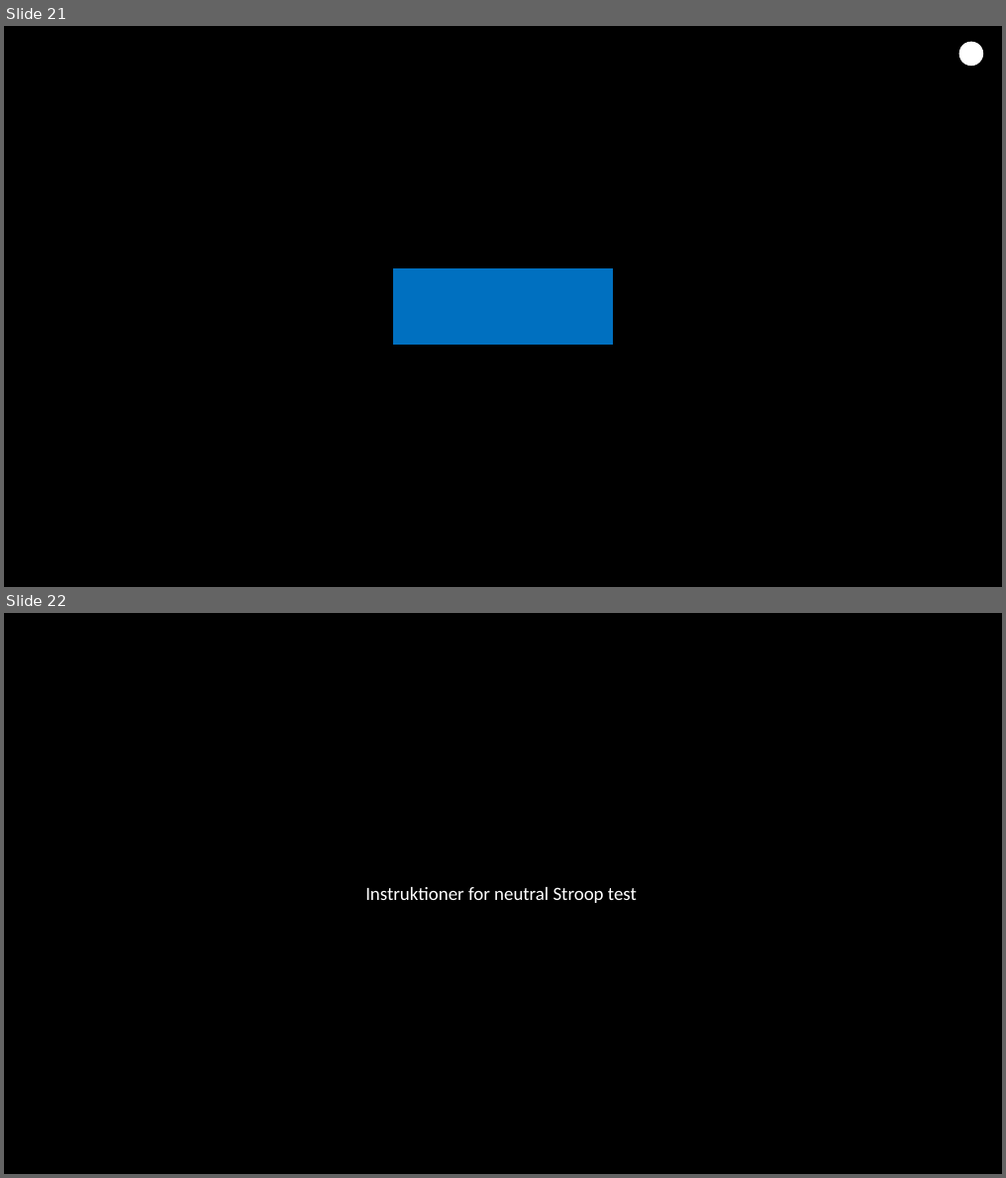
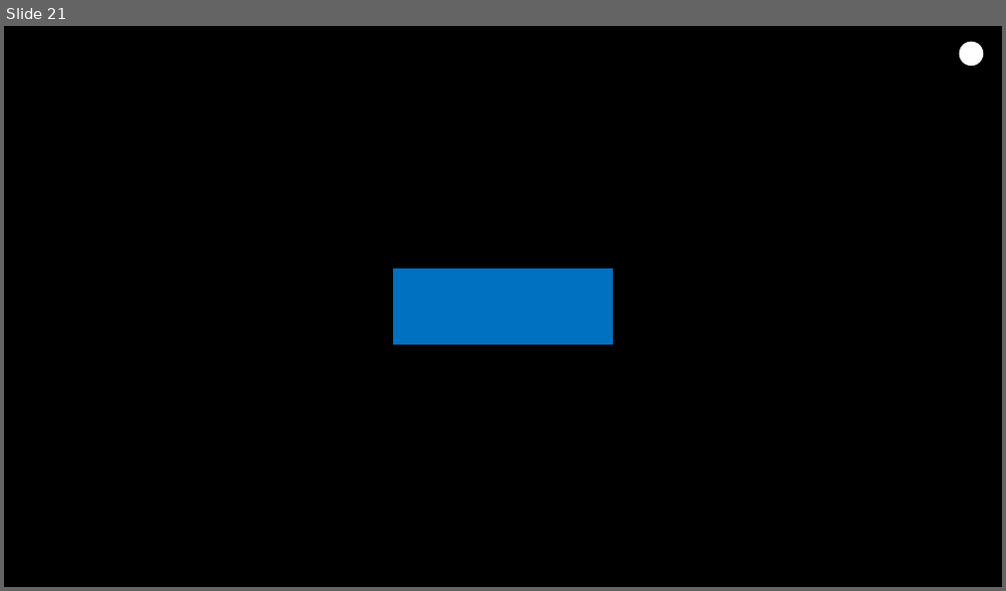
Before and after one commit to LabBench-Society/Protocols, a slide deck: docs/stroop/images/images_da.pptx. Shown one above the other, each under a label of ours: slides 21 and 22 before the commit, slide 21 after it. The pictures are 1006x1178 and 1006x591 pixels, drawn with LibreOffice and Linux fonts; fonts in the diff are those of the drawing. Boxes give left, top, right and bottom in pixels: in the first picture for what was removed or moved away, otherwise in the second. Text is boxed around its words. In the diff, an @@ line names an element or a change of style, - is before the commit and + after.

```diff
--- a/docs/stroop/images/images_da.pptx
+++ b/docs/stroop/images/images_da.pptx
@@ slide 22 removed at (4, 613, 1002, 1174), background #000000 @@
@@ text removed at (365, 887, 637, 903) @@
-Instruktioner for neutral Stroop test
```
Also in this commit, not shown: 2 slides added, 1 other slide removed, 29 other files.
